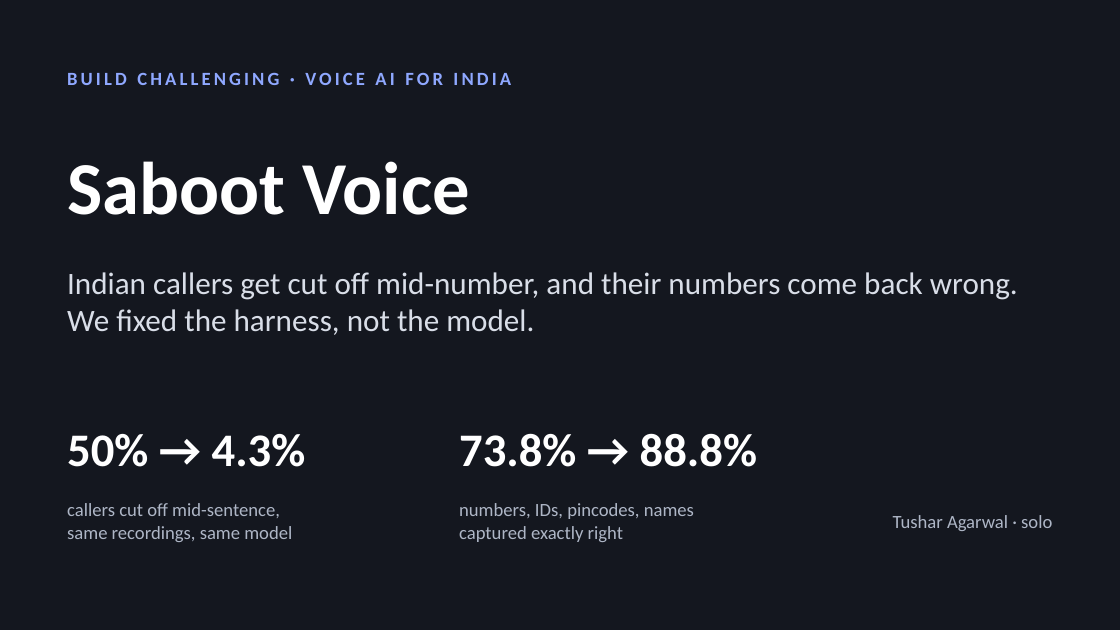
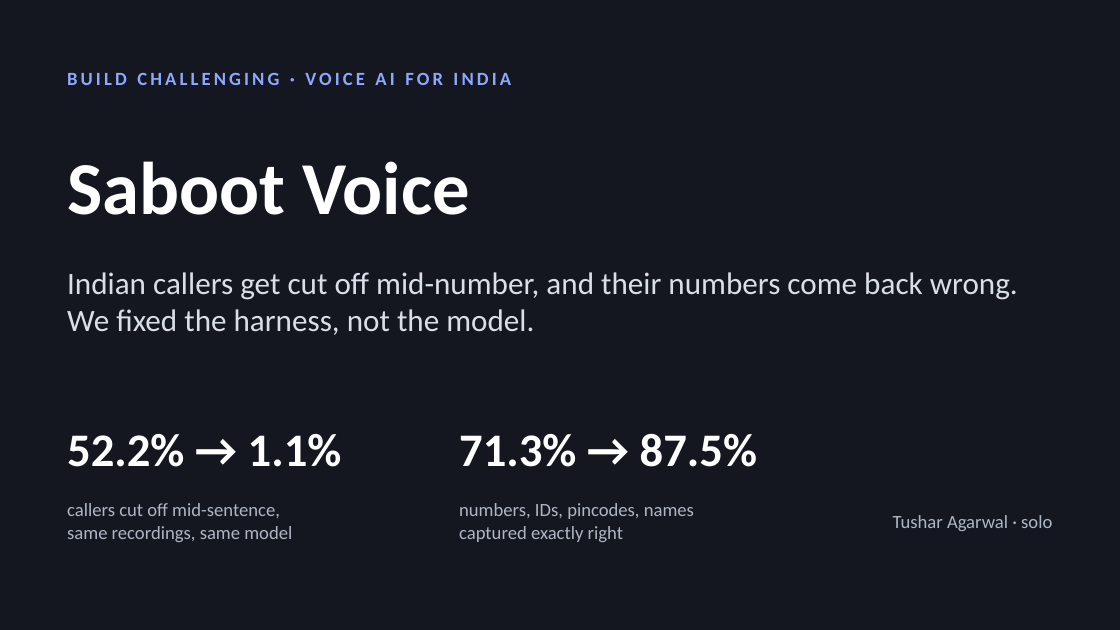
Before and after one commit to TusharTechs/saboot-voice, a slide deck: slide 1 of docs/Saboot-Voice-slides.pptx. Drawn at 1120x630 pixels with LibreOffice and Linux fonts; fonts in the diff are those of the drawing. Boxes give left, top, right and bottom in pixels: in the first picture for what was removed or moved away, otherwise in the second. Text is boxed around its words. In the diff, an @@ line names an element or a change of style, - is before the commit and + after.

```diff
--- a/docs/Saboot-Voice-slides.pptx
+++ b/docs/Saboot-Voice-slides.pptx
@@ text at box(67, 434, 342, 467): text changed @@
-50% → 4.3%
+52.2% → 1.1%
@@ text at box(459, 433, 757, 467): text changed @@
-73.8% → 88.8%
+71.3% → 87.5%
```
Also in this commit, not shown: 2 other slides changed, 7 other files.
